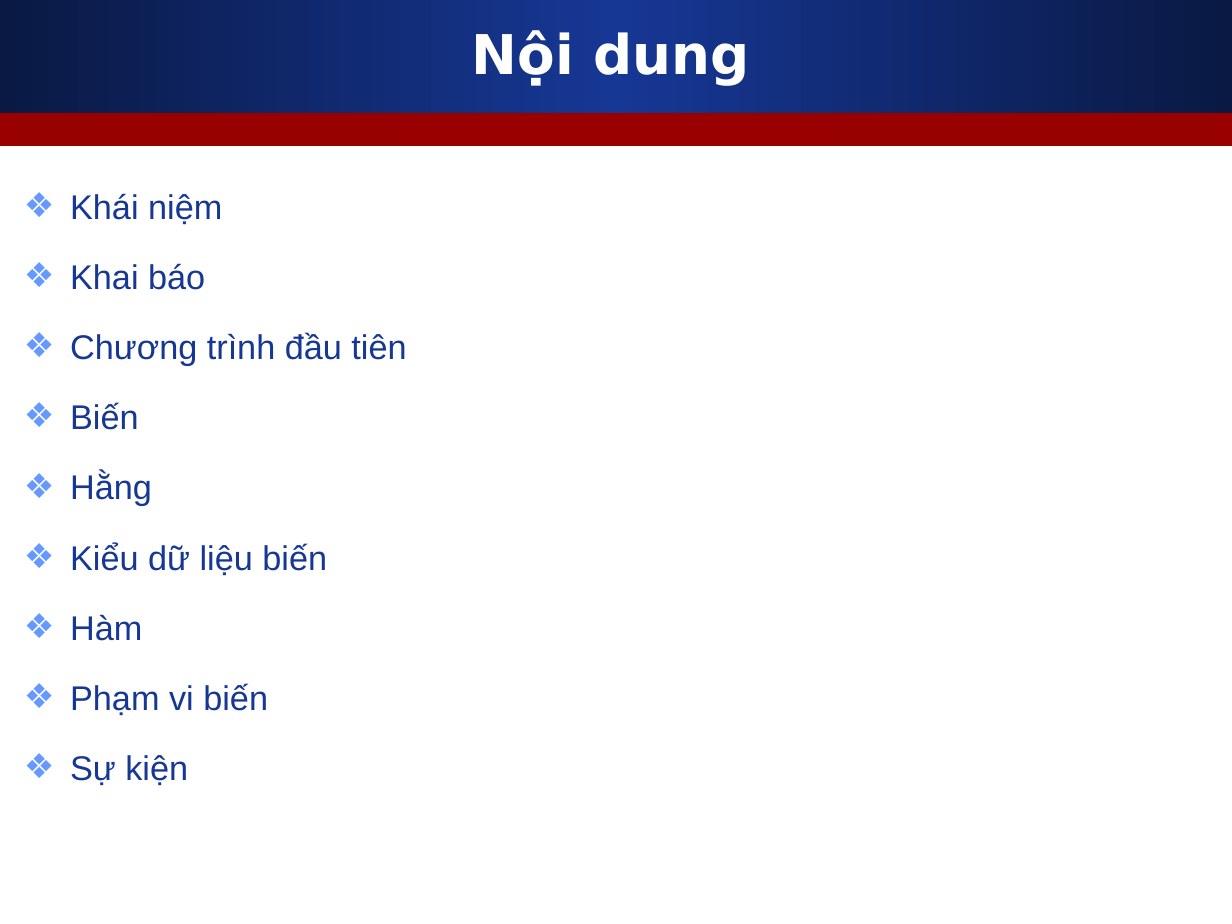
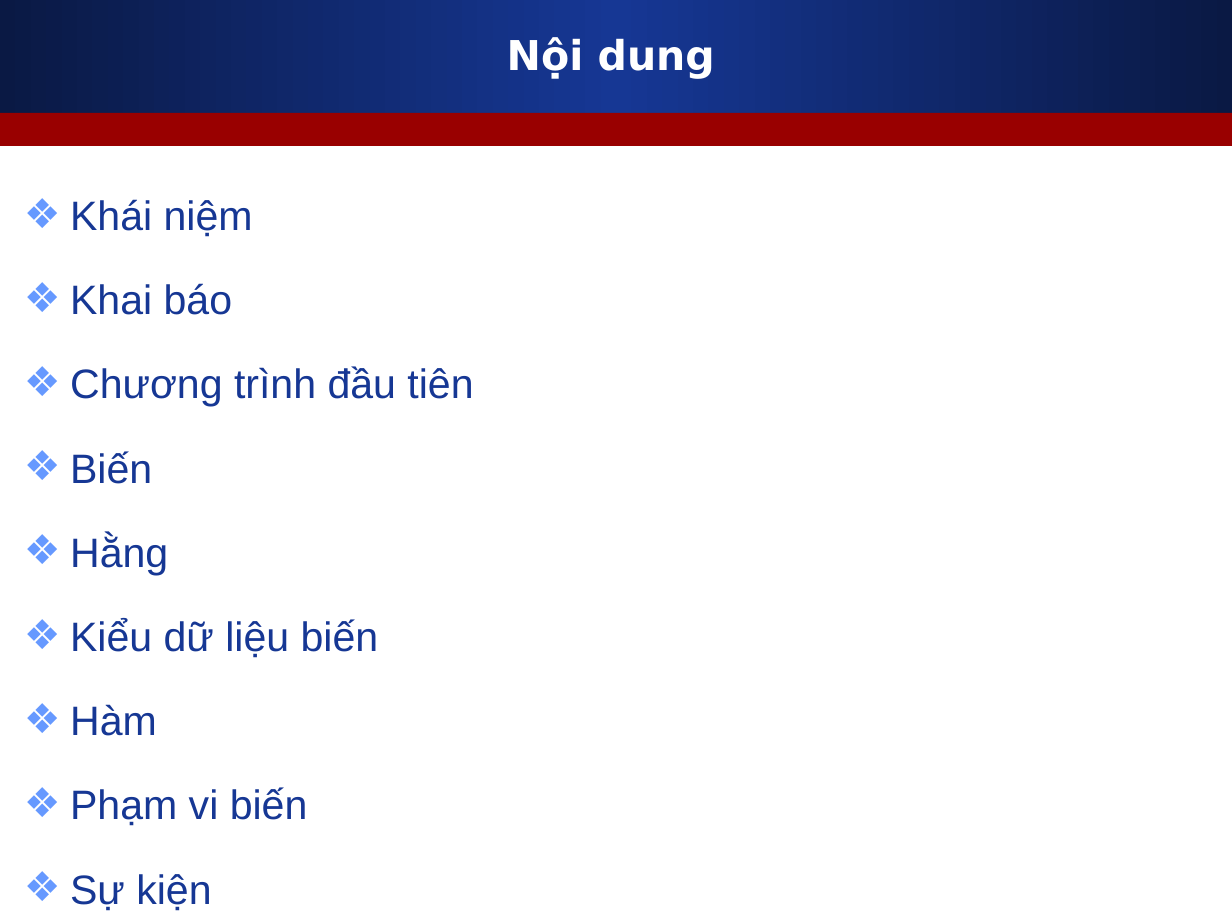
Before and after one commit to melng124/php39_devpro, a slide deck: slide 2 of Day6_Javascript/Slide_bai_giang/Javascript_can_ban_phan_1.ppt. Drawn at 1232x924 pixels with LibreOffice and Linux fonts; fonts in the diff are those of the drawing. Boxes give left, top, right and bottom in pixels: in the first picture for what was removed or moved away, otherwise in the second. Text is boxed around its words. In the diff, an @@ line names an element or a change of style, - is before the commit and + after.

```diff
--- a/Day6_Javascript/Slide_bai_giang/Javascript_can_ban_phan_1.ppt
+++ b/Day6_Javascript/Slide_bai_giang/Javascript_can_ban_phan_1.ppt
@@ title "Nội dung" at (507,37,715,79): size 32 to 24 pt @@
@@ text "Khái niệm" at (70,199,473,911): size 20 to 24 pt; more space between paragraphs @@
```
Also in this commit, not shown: 4 other files.
